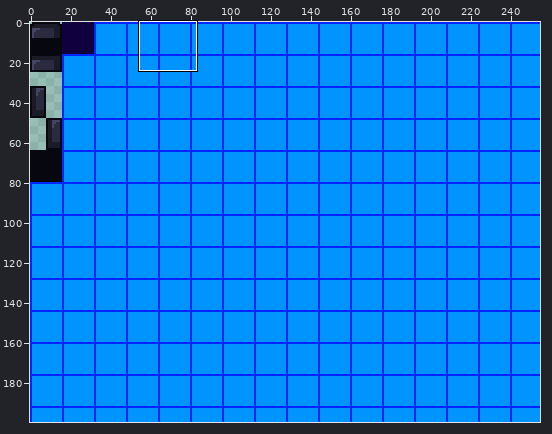
Two states of a sprite sheet, res/SpriteSheet.png. The picture above shows the old version from afar; the outline marks the close-up.
Close-up. First the earlier version:
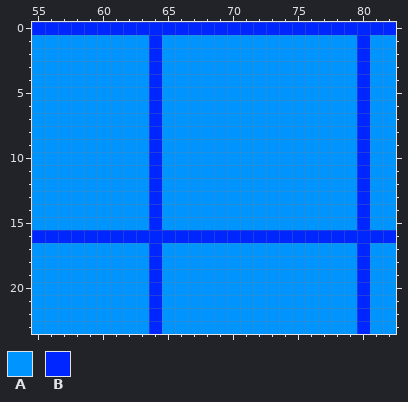
The file is 255x200 pixels. Colours within 5 levels of each other are drawn and written as one. Shown: x 55..82, y 0..23.
Palette (. is transparent): A #0094ff  B #0026ff
Pixels before, first column x 55:
 0 BBBBBBBBBBBBBBBBBBBBBBBBBBBB
 1 AAAAAAAAABAAAAAAAAAAAAAAABAA
 2 AAAAAAAAABAAAAAAAAAAAAAAABAA
 3 AAAAAAAAABAAAAAAAAAAAAAAABAA
 4 AAAAAAAAABAAAAAAAAAAAAAAABAA
 5 AAAAAAAAABAAAAAAAAAAAAAAABAA
 6 AAAAAAAAABAAAAAAAAAAAAAAABAA
 7 AAAAAAAAABAAAAAAAAAAAAAAABAA
 8 AAAAAAAAABAAAAAAAAAAAAAAABAA
 9 AAAAAAAAABAAAAAAAAAAAAAAABAA
10 AAAAAAAAABAAAAAAAAAAAAAAABAA
11 AAAAAAAAABAAAAAAAAAAAAAAABAA
12 AAAAAAAAABAAAAAAAAAAAAAAABAA
13 AAAAAAAAABAAAAAAAAAAAAAAABAA
14 AAAAAAAAABAAAAAAAAAAAAAAABAA
15 AAAAAAAAABAAAAAAAAAAAAAAABAA
16 BBBBBBBBBBBBBBBBBBBBBBBBBBBB
17 AAAAAAAAABAAAAAAAAAAAAAAABAA
18 AAAAAAAAABAAAAAAAAAAAAAAABAA
19 AAAAAAAAABAAAAAAAAAAAAAAABAA
20 AAAAAAAAABAAAAAAAAAAAAAAABAA
21 AAAAAAAAABAAAAAAAAAAAAAAABAA
22 AAAAAAAAABAAAAAAAAAAAAAAABAA
23 AAAAAAAAABAAAAAAAAAAAAAAABAA
After:
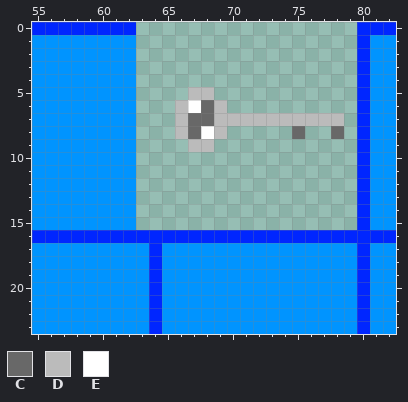
Colours new in this view: C #686868  D #bbbbbb  E #ffffff
Changes in this commit:
{"y":0,"x":63,"old":"BBBBBBBBBBBBBBBBB","new":"................."}
{"y":1,"x":63,"old":"ABAAAAAAAAAAAAAAA","new":"................."}
{"y":2,"x":63,"old":"ABAAAAAAAAAAAAAAA","new":"................."}
{"y":3,"x":63,"old":"ABAAAAAAAAAAAAAAA","new":"................."}
{"y":4,"x":63,"old":"ABAAAAAAAAAAAAAAA","new":"................."}
{"y":5,"x":63,"old":"ABAAAAAAAAAAAAAAA","new":"....DD..........."}
{"y":6,"x":63,"old":"ABAAAAAAAAAAAAAAA","new":"...DECD.........."}
{"y":7,"x":63,"old":"ABAAAAAAAAAAAAAAA","new":"...DCCDDDDDDDDDD."}
{"y":8,"x":63,"old":"ABAAAAAAAAAAAAAAA","new":"...DCED.....C..C."}
{"y":9,"x":63,"old":"ABAAAAAAAAAAAAAAA","new":"....DD..........."}
{"y":10,"x":63,"old":"ABAAAAAAAAAAAAAAA","new":"................."}
{"y":11,"x":63,"old":"ABAAAAAAAAAAAAAAA","new":"................."}
{"y":12,"x":63,"old":"ABAAAAAAAAAAAAAAA","new":"................."}
{"y":13,"x":63,"old":"ABAAAAAAAAAAAAAAA","new":"................."}
{"y":14,"x":63,"old":"ABAAAAAAAAAAAAAAA","new":"................."}
{"y":15,"x":63,"old":"ABAAAAAAAAAAAAAAA","new":"................."}
